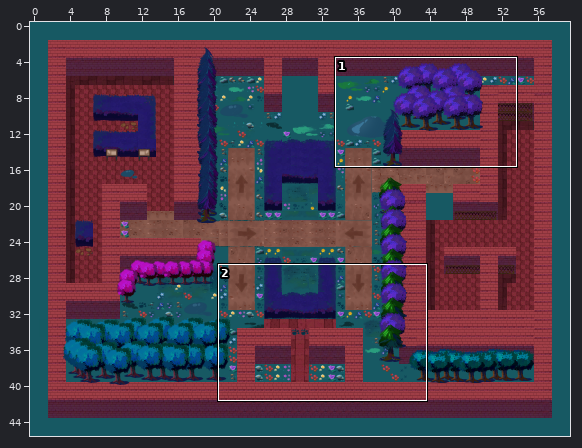
Tiled map: assets/maps/in-progress/hard6.tmx. The first picture is a wide view before the edit; the outline marks the close-up.
Close-up. Old version:
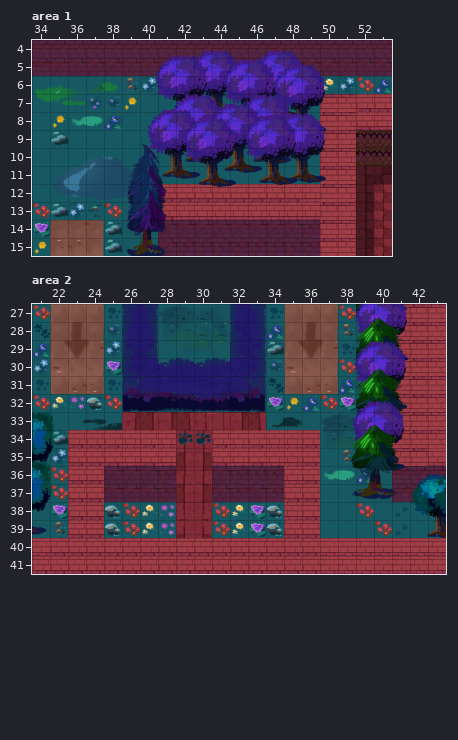
Cells are 128x128 px. Shown: area 1 x 34..53, y 4..15; area 2 x 21..43, y 27..41. The commit also changed other parts of the map, which this record leaves out.
The same view after the edit:
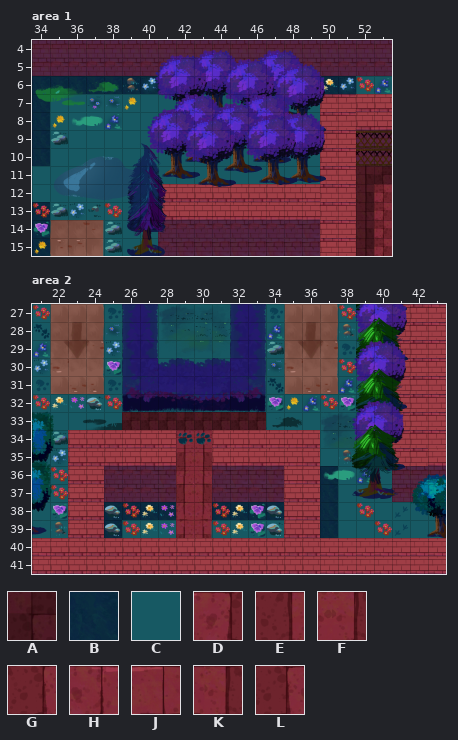
Key: from "IMG_7622": A 1; from "grass_shadow2": B 2; from "path-1": C 135; from "walls-2": D 106, E 107, F 108, G 109, H 110, J 111, K 112, L 113.
_ is an empty cell.
Tiles replaced or removed in this view: C, D, E, F, G, H, J, K, L.
Change:
Changed rows in their new state; . is an unchanged cell.
Layer "ground", area 1:
first column x 34:
 6 BBBBBBBB..B.....BB
 7 B.................
 8 B.................
 9 B.................
10 B.................
13 B.................
14 B.................
15 B.................
Layer "ground", area 2:
first column x 25:
33 .AAAAAAAA....
36 ............B
37 ............B
38 BBBB..BBBB..B
39 B...........B
Layer "decoration", area 2:
first column x 26:
33 ________
